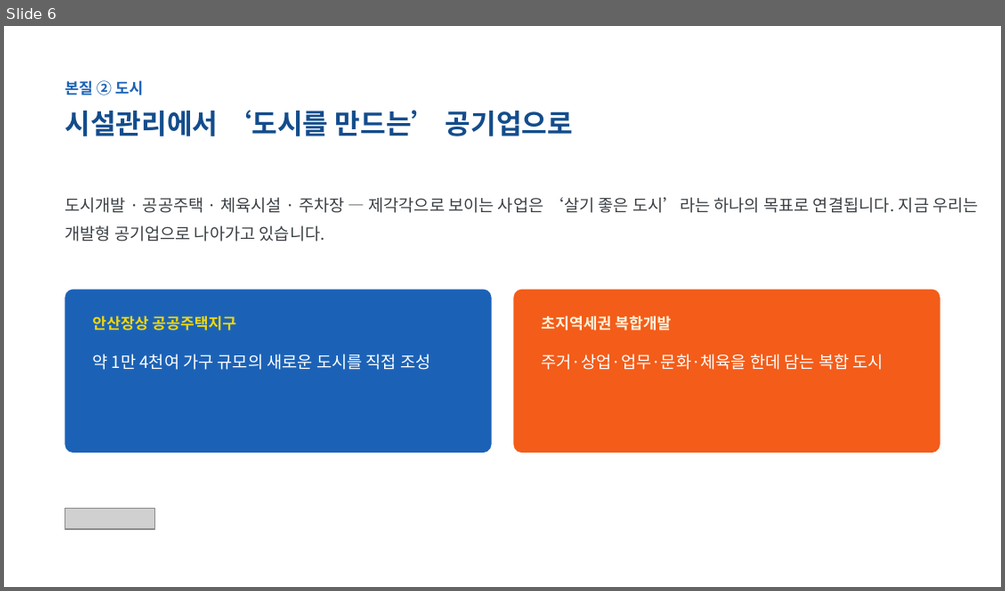
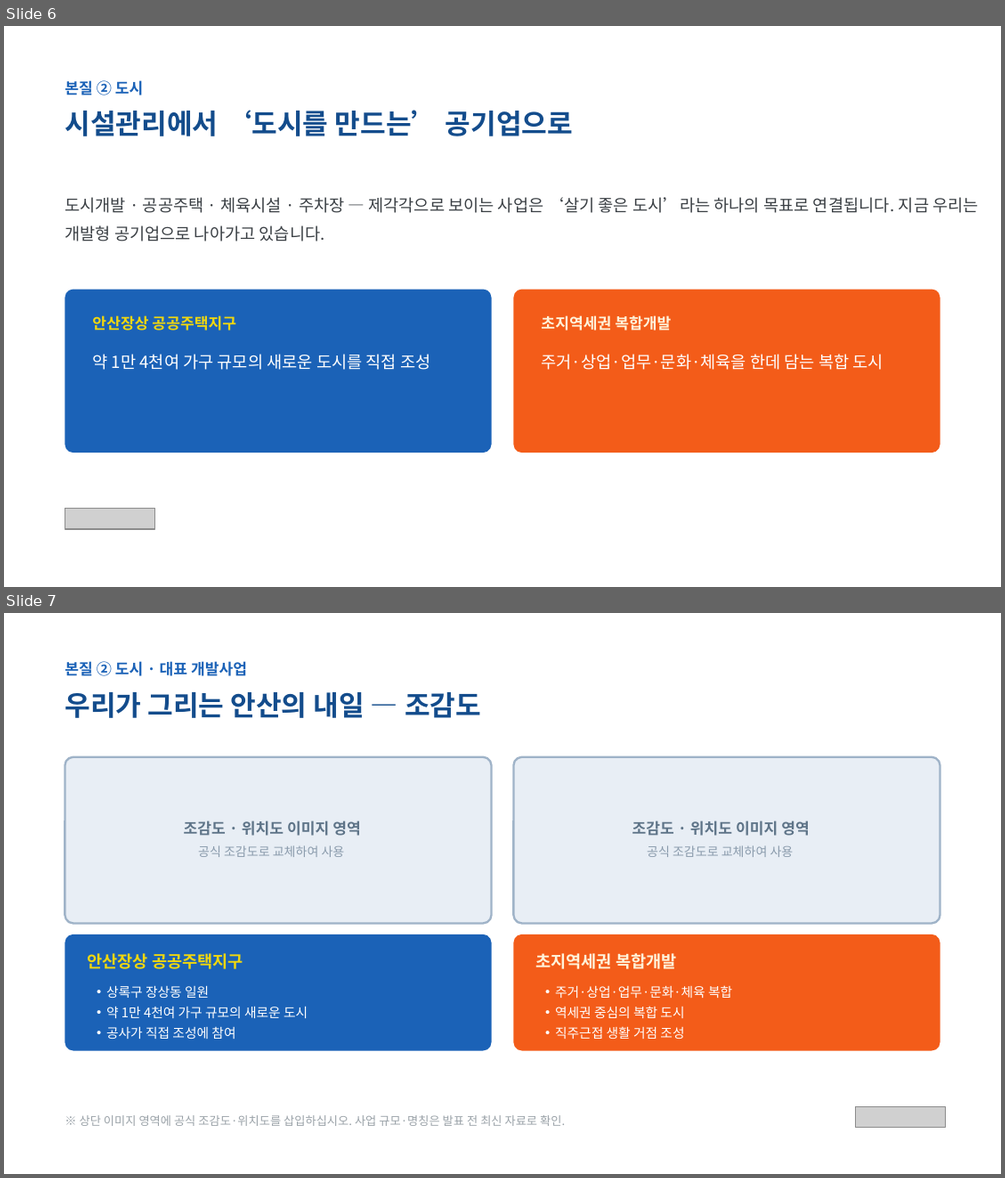
Before and after one commit to lbs6368-arch/my-project, a slide deck: 안산도시공사_직원워크샵_사장특강_발표자료_20261024.pptx. Shown one above the other, each under a label of ours: slide 6 before the commit, slides 6 and 7 after it. The pictures are 1005x591 and 1005x1178 pixels, drawn with LibreOffice and Linux fonts; fonts in the diff are those of the drawing; grey boxes stand for pictures. Boxes give left, top, right and bottom in pixels: in the first picture for what was removed or moved away, otherwise in the second. Text is boxed around its words. In the diff, an @@ line names an element or a change of style, - is before the commit and + after.

```diff
--- a/안산도시공사_직원워크샵_사장특강_발표자료_20261024.pptx
+++ b/안산도시공사_직원워크샵_사장특강_발표자료_20261024.pptx
@@ slide 7 added at bbox=[4, 613, 1001, 1174], background #FFFFFF @@
@@ text added at bbox=[65, 661, 247, 676], 11 pt, text #1B62B7, bold @@
+본질 ② 도시 · 대표 개발사업
@@ text added at bbox=[65, 692, 481, 718], 20 pt, text #134C8C, bold @@
+우리가 그리는 안산의 내일 — 조감도
@@ rounded rectangle added at bbox=[65, 756, 492, 923], fill #E8EEF5, outline #9FB3C8 1.5 pt @@
@@ rounded rectangle added at bbox=[513, 756, 940, 923], fill #E8EEF5, outline #9FB3C8 1.5 pt @@
@@ text added at bbox=[184, 820, 361, 835], 11 pt, text #5E7488, bold @@
+조감도 · 위치도 이미지 영역
@@ text added at bbox=[632, 820, 809, 835], 11 pt, text #5E7488, bold @@
+조감도 · 위치도 이미지 영역
@@ text added at bbox=[198, 845, 345, 857], 9 pt, text #8A9BAC @@
+공식 조감도로 교체하여 사용
@@ text added at bbox=[647, 845, 793, 857], 9 pt, text #8A9BAC @@
+공식 조감도로 교체하여 사용
@@ rounded rectangle added at bbox=[65, 934, 492, 1051], fill #1B62B7 @@
@@ text added at bbox=[87, 953, 243, 969], 12 pt, text #F0D70E, bold @@
+안산장상 공공주택지구
@@ rounded rectangle added at bbox=[513, 934, 940, 1051], fill #F35C19 @@
@@ text added at bbox=[535, 953, 677, 969], 12 pt, text #FFF3DA, bold @@
+초지역세권 복합개발
@@ text added at bbox=[106, 985, 307, 1038], 9.5 pt, text #FFFFFF @@
+• 상록구 장상동 일원
+• 약 1만 4천여 가구 규모의 새로운 도시
+• 공사가 직접 조성에 참여
@@ text added at bbox=[555, 985, 732, 1038], 9.5 pt, text #FFFFFF @@
+• 주거·상업·업무·문화·체육 복합
+• 역세권 중심의 복합 도시
+• 직주근접 생활 거점 조성
@@ text added at bbox=[80, 1115, 565, 1126], 8.5 pt, text #9AA2A8 @@
+※ 상단 이미지 영역에 공식 조감도·위치도를 삽입하십시오. 사업 규모·명칭은 발표 전 최신 자료로 확인.
@@ picture added at bbox=[855, 1106, 945, 1127] @@
```
